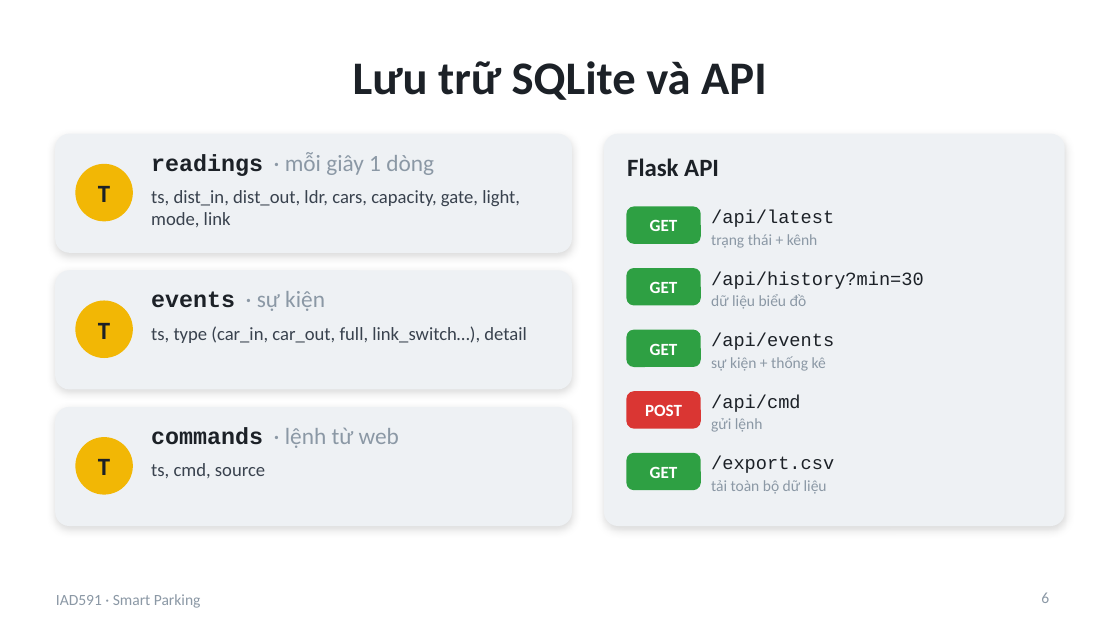
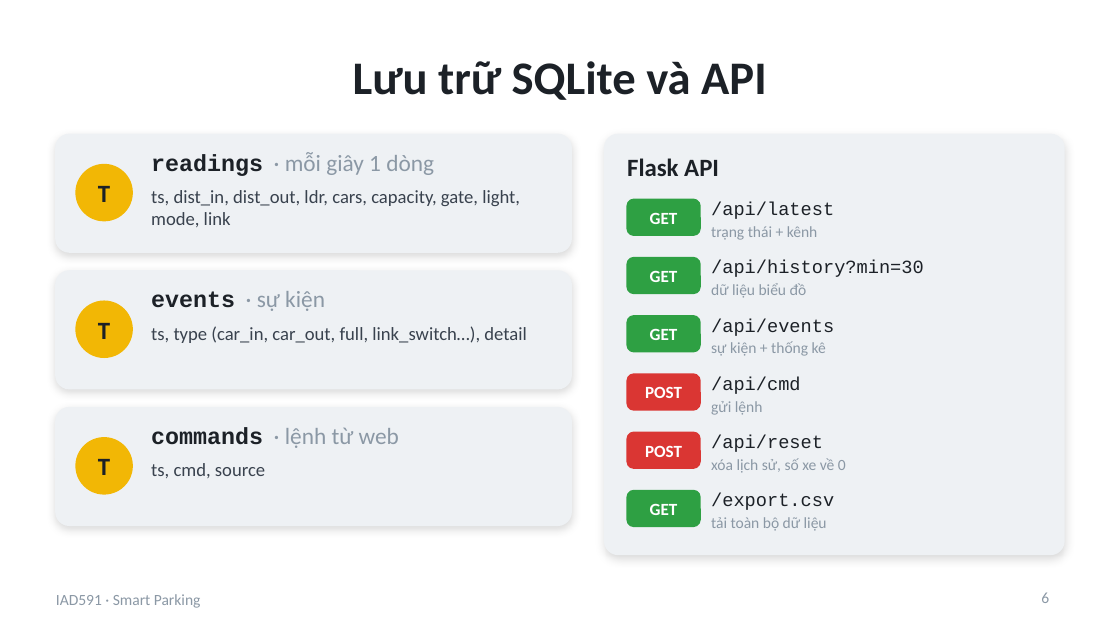
Before and after one commit to haihpse150218/iad591-smart-parking, a slide deck: slide 6 of docs/SmartParking_IAD591.pptx. Drawn at 1120x630 pixels with LibreOffice and Linux fonts; fonts in the diff are those of the drawing. Boxes give left, top, right and bottom in pixels: in the first picture for what was removed or moved away, otherwise in the second. Text is boxed around its words. In the diff, an @@ line names an element or a change of style, - is before the commit and + after.

```diff
--- a/docs/SmartParking_IAD591.pptx
+++ b/docs/SmartParking_IAD591.pptx
@@ rounded rectangle resized from (x1=605, y1=134, x2=1064, y2=525) to (x1=605, y1=134, x2=1064, y2=554) @@
@@ rounded rectangle at (x1=605, y1=134, x2=1064, y2=554): proportions changed @@
@@ 6 texts, 2 rounded rectangles moved together from (x1=627, y1=207, x2=924, y2=309) to (x1=627, y1=199, x2=924, y2=298) @@
@@ 3 texts, 1 rounded rectangle moved together from (x1=627, y1=330, x2=834, y2=371) to (x1=627, y1=316, x2=834, y2=356) @@
@@ 3 texts, 2 rounded rectangles moved together from (x1=627, y1=392, x2=801, y2=489) to (x1=627, y1=374, x2=801, y2=468) @@
@@ rounded rectangle at (x1=627, y1=432, x2=700, y2=468): fill #2EA043 to #DA3633; outline #2EA043 1 pt to #DA3633 1 pt @@
@@ text added at (x1=645, y1=446, x2=682, y2=457), 11 pt, text #FFFFFF, bold @@
+POST
@@ text added at (x1=711, y1=435, x2=823, y2=452), 12 pt, text #1C2127 @@
+/api/reset
@@ text added at (x1=711, y1=458, x2=846, y2=473), 10 pt, text #8B98A5 @@
+xóa lịch sử, số xe về 0
@@ rounded rectangle added at (x1=627, y1=491, x2=700, y2=526), fill #2EA043, outline #2EA043 1 pt @@
@@ 3 texts moved together from (x1=650, y1=456, x2=834, y2=494) to (x1=650, y1=493, x2=834, y2=531) @@
```
Also in this commit, not shown: 5 other slides changed, 1 other file.
